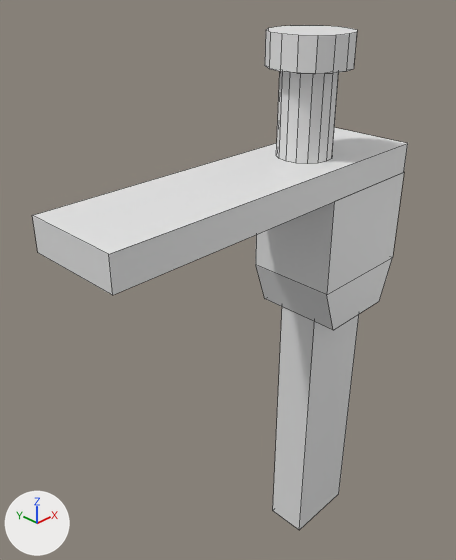
What one commit did to the Blender file nasa-lunar-rover.blend.
Rendered twice from a 50 mm lens placed at (1.301, -0.329, 1.089), pointed at (1.664, 0.028, 0.823). The lights are fixed; the arrows at lower left show +X, +Y and +Z. Mesh edges are drawn as thin lines.

The first picture shows 'C&D Console Bracket LP', 'C&D Console Mount 002 LP', 'C&D Console Mount LP', 'Joystick.001'.
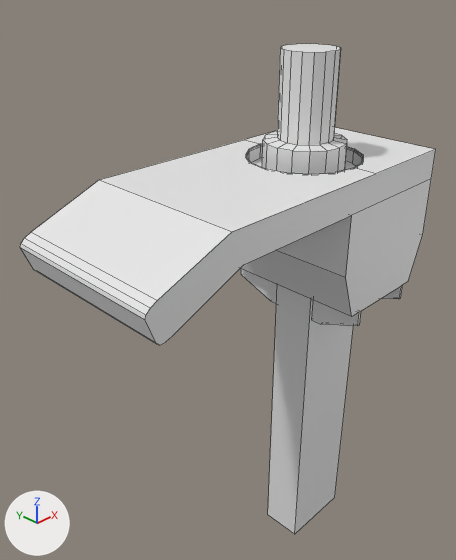
Diff of the bpy script that builds the scene:
```diff
--- a/nasa-lunar-rover.blend.py
+++ b/nasa-lunar-rover.blend.py
@@ me_cube_010 @@
 # used by ob_c_d_console_mount_lp; location = (1.7645, -0.0056, 0.6995); scale = (0.127, 0.0751, 0.46)
-me_cube_010.from_pydata(...)  # 8 vertices, 6 faces; spans x -0.305..0.305, y -0.271..0.271, z -0.449..0.449
+me_cube_010.from_pydata(...)  # 164 vertices, 112 faces; spans x -2.092..0.484, y -0.934..0.947, z -0.449..0.508
+# me_cube_010 part 1
+# 4 faces are deleted
+# 4 vertices in x -0.305..0.305, y -0.271..0.271, z 0.449 move by (0.0, 0.0, -0.213)
+# 99 vertices are added at x -2.092..0.484, y -0.934..0.947, z 0.174..0.508
+# 17 new vertices lie (0.0, 1.881, 0.0) away from vertices in x -2.092..0.484, y -0.934, z 0.236..0.508
+# 16 new vertices lie (0.023, 0.0, 0.0) away from vertices in x -0.281..0.258, y -0.934..0.947, z 0.174..0.236
+# 8 new vertices lie (0.0, 0.0, 0.062) away from vertices in x -0.281..0.281, y -0.271..0.271, z 0.174
+# 16 new vertices lie (0.0, 0.0, 0.024) away from vertices in x -0.656..0.128, y -0.653..0.673, z 0.479
+# 110 new faces join them
@@ ob_c_d_console_bracket_lp @@
-ob_c_d_console_bracket_lp = bpy.data.objects.new('C&D Console Bracket LP', me_cube_009)
-ob_c_d_console_bracket_lp.location = (1.7315, -0.0225, 0.8408)
-ob_c_d_console_bracket_lp.scale = (0.282, 0.302, 0.215)
@@ ob_c_d_console_mount_lp @@
 ob_c_d_console_mount_lp = bpy.data.objects.new('C&D Console Mount LP', me_cube_010)
-ob_c_d_console_mount_lp.location = (1.7645, -0.0056, 0.6995)
+ob_c_d_console_mount_lp.location = (1.7559, -0.0056, 0.6995)
 ob_c_d_console_mount_lp.scale = (0.127, 0.0751, 0.46)
@@ ob_c_d_console_mount_002_lp @@
-ob_c_d_console_mount_002_lp = bpy.data.objects.new('C&D Console Mount 002 LP', me_cube_011)
-ob_c_d_console_mount_002_lp.location = (1.6786, -0.0056, 0.9195)
-ob_c_d_console_mount_002_lp.scale = (0.625, 0.139, 0.0445)
@@ ob_joystick_001 @@
 ob_joystick_001 = bpy.data.objects.new('Joystick.001', me_cylinder_001)
-ob_joystick_001.location = (1.7223, -0.0049, 0.9828)
+ob_joystick_001.location = (1.7223, -0.0049, 0.9697)
+ob_joystick_001.rotation_euler = (3.142, 0.0, 0.0)  # degrees (180, 0, 0)
 ob_joystick_001.scale = (0.0779, 0.0779, 0.117)
```

Pixel boxes [x1, y1, x2, y2] of what changed, in the pictures (456 x 560 px):
'C&D Console Mount LP', reshaped, moved
    before: [273, 307, 359, 530]
    after: [20, 127, 436, 534]
'C&D Console Mount 002 LP', deleted
    before: [32, 127, 408, 295]
'C&D Console Bracket LP', deleted
    before: [256, 172, 404, 330]
'Joystick.001', moved, turned
    before: [265, 25, 357, 164]
    after: [262, 44, 347, 174]
part 1 of me_cube_010, built on
    before: [299, 314, 359, 530]
    after: [20, 127, 436, 533]
